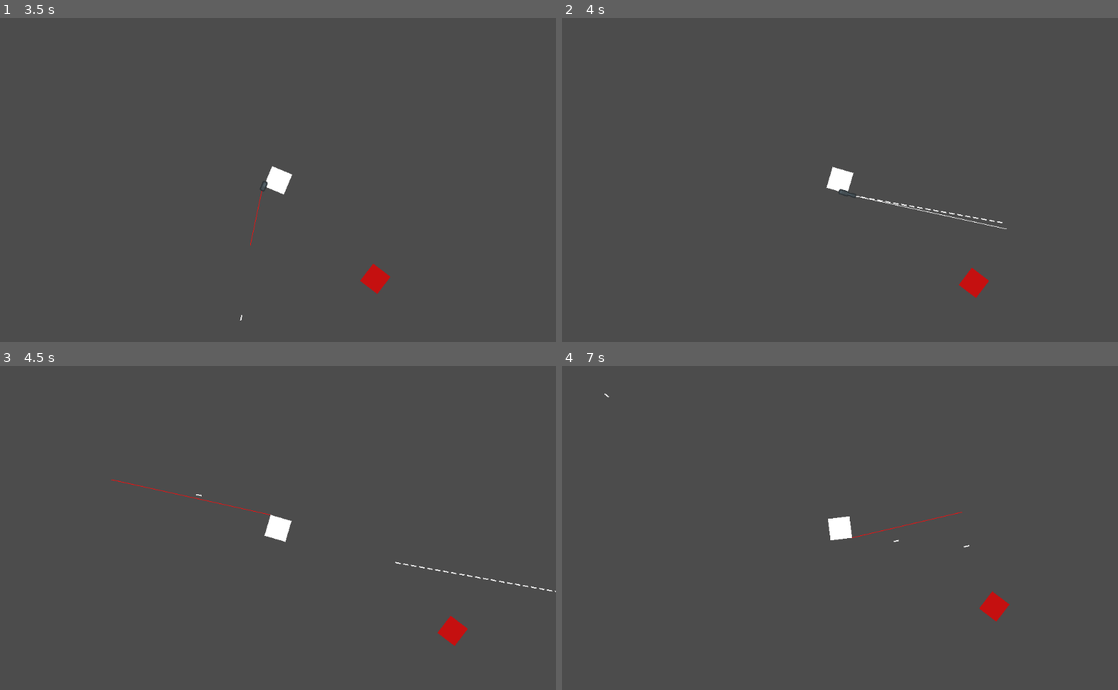
Above: before the commit, frames 1-4 (two rows, left to right).
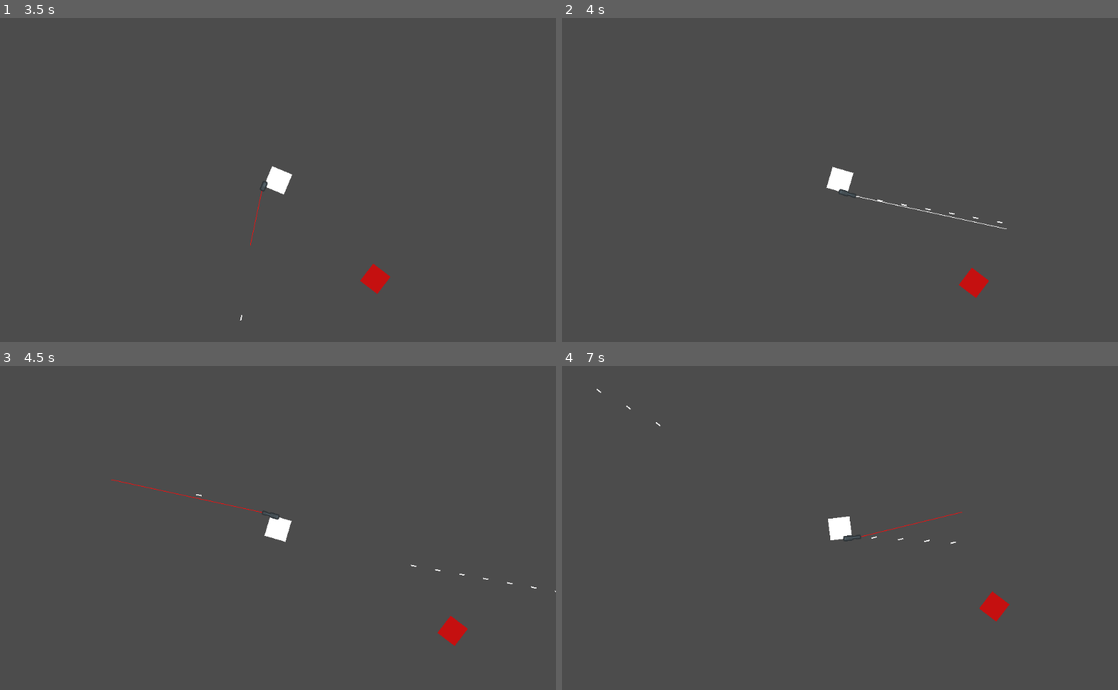
Above: after the commit, the same moments.

Repository: Eniiqz/CubeZ
Game: Godot game, scene res://World/World.tscn
The game is run twice, just before and just after one commit, with the same random seed, the same clock (stepped at 60 frames per second) and the same inputs.
Inputs (mouse positions are in pixels of both pictures, inside the frame that each line leads up to):
- Up to frame 1 (3.5 s): tap Enter at 0.5 s; move the mouse to (400, 163) at 0.52 s; press the mouse at (400, 163) at 0.53 s; hold D (move_right) 0.53-1.28 s; move the mouse to (166, 196) at 1.27 s; release the mouse at (166, 196) at 1.28 s; hold S (move_down) 1.28-2.03 s; tap Shift (move_sprint) at 1.35 s; click (166, 196) at 1.55 s; move the mouse to (333, 108) at 2.02 s; press the mouse at (333, 108) at 2.03 s; hold D (move_right) 2.03-2.78 s; move the mouse to (250, 244) at 2.77 s; release the mouse at (250, 244) at 2.78 s; hold W (move_up) from 2.78 s (still down); tap 1 (weapon_slot_1) at 2.85 s; click (250, 244) at 3.05 s
- Up to frame 2 (4 s): move the mouse to (1006, 228) at 3.52 s; release W (move_up) at 3.53 s; press the mouse at (1006, 228) at 3.53 s; hold A (move_left) from 3.53 s (still down); tap 2 (weapon_slot_2) at 3.6 s
- Up to frame 3 (4.5 s): keep holding A (move_left); move the mouse to (111, 479) at 4.27 s; release the mouse at (111, 479) at 4.28 s; tap 3 (weapon_slot_3) at 4.35 s
- Up to frame 4 (7 s): click (673, 479) at 4.55 s; move the mouse to (867, 528) at 5.02 s; release A (move_left) at 5.03 s; press the mouse at (867, 528) at 5.03 s; hold S (move_down) 5.03-5.78 s; move the mouse to (756, 447) at 5.77 s; release the mouse at (756, 447) at 5.78 s; hold D (move_right) 5.78-6.53 s; tap Shift (move_sprint) at 5.85 s; click (756, 447) at 6.05 s; move the mouse to (962, 511) at 6.52 s; press the mouse at (962, 511) at 6.53 s; hold W (move_up) from 6.53 s (still down)

Frame 1 is identical in both runs. In frame 2, less than 0.1% of the frame differs, in the area x 53-78%, y 55-63%; in frame 3, 0.2%, in the area x 20-100%, y 35-70%; in frame 4, 0.2%.

Commit message:
Finally got bursting to work, needs to be fixed

Diff:
--- a/Player/Player.gd
+++ b/Player/Player.gd
@@ -19,8 +19,6 @@
 export var max_health = 100
 var previous_health
 
-onready var PlayerRaycast = get_node("RayCast2D")
-onready var PlayerArea = get_node("Area2D")
 onready var PlayerCamera = get_node("PlayerCamera")
 onready var PlayerHitCooldown = get_node("HitCooldown")
 
--- a/Weapons/Burst AR/Burst AR.tscn
+++ b/Weapons/Burst AR/Burst AR.tscn
@@ -1,5 +1,12 @@
-[gd_scene load_steps=2 format=2]
+[gd_scene load_steps=3 format=2]
 
 [ext_resource path="res://Weapons/Weapon.tscn" type="PackedScene" id=1]
+[ext_resource path="res://TDS Assets/PNG/weapon_machine.png" type="Texture" id=2]
 
 [node name="Burst AR" instance=ExtResource( 1 )]
+
+[node name="Sprite" parent="." index="1"]
+texture = ExtResource( 2 )
+
+[node name="WeaponEnd" parent="." index="2"]
+position = Vector2( 16.5, 0 )
--- a/Weapons/Weapon.gd
+++ b/Weapons/Weapon.gd
@@ -68,10 +68,9 @@
 		ReloadTimer.start(reload_time)
 
 func shoot():
-	print(ShootCooldown.is_stopped())
 	if can_shoot and current_ammo_in_mag != 0 and ShootCooldown.is_stopped():
 		current_ammo_in_mag -= 1
-		print("CURRENT AMMO: ", current_ammo_in_mag, " ", current_ammo_reserve)
+		print("CURRENT AMMO: (", current_ammo_in_mag, " : ", current_ammo_reserve, ")")
 		ShootCooldown.start(shot_delay)
 		emit_signal("weapon_fired")
 		if current_ammo_in_mag == 0:
--- a/Weapons/WeaponManager.gd
+++ b/Weapons/WeaponManager.gd
@@ -1,7 +1,7 @@
 extends Node2D
 
 signal weapon_changed(new_weapon)
-signal weapon_fired(weaponed_fired)
+signal weapon_fired
 
 onready var current_weapon
 onready var weapons = []
@@ -36,10 +36,6 @@
 		print(current_weapon.name)
 		current_weapon.connect("weapon_fired", self, "send_signal_up")
 
-func _shoot():
-	current_weapon.shoot()
-	if current_weapon.current_ammo_in_mag > 0:
-		_create_bullet()
 
 func _create_bullet():
 	var NewBullet = Bullet.instance()
@@ -55,7 +51,8 @@
 		object_hit.health -= current_weapon.damage
 
 func send_signal_up():
-	pass
+	if current_weapon.current_ammo_in_mag > 0:
+		_create_bullet()
 
 func _process(delta):
 	if current_weapon != null:
@@ -64,19 +61,19 @@
 		if Input.is_action_pressed("weapon_shoot"):
 			match current_weapon.fire_mode:
 				1:
-					_shoot()
+					current_weapon.shoot()
 				2:
 					if current_weapon.BurstCooldown.is_stopped():
 						for shot in current_weapon.shots_in_burst:
-							_shoot()
-							#current_weapon.ShootCooldown.start(current_weapon.shot_delay)
+							current_weapon.shoot()
+							yield(current_weapon.ShootCooldown, "timeout")
 						current_weapon.BurstCooldown.start(current_weapon.burst_delay)
 					# Handle burst fire
 
 func _input(event: InputEvent):
 	if current_weapon != null:
 		if current_weapon.fire_mode == 0 and event.is_action_released("weapon_shoot"):
-			_shoot()
+			current_weapon.shoot()
 		elif event.is_action_released("weapon_reload"):
 			current_weapon.reload()
 		elif event.is_action_released("weapon_slot_1"):
